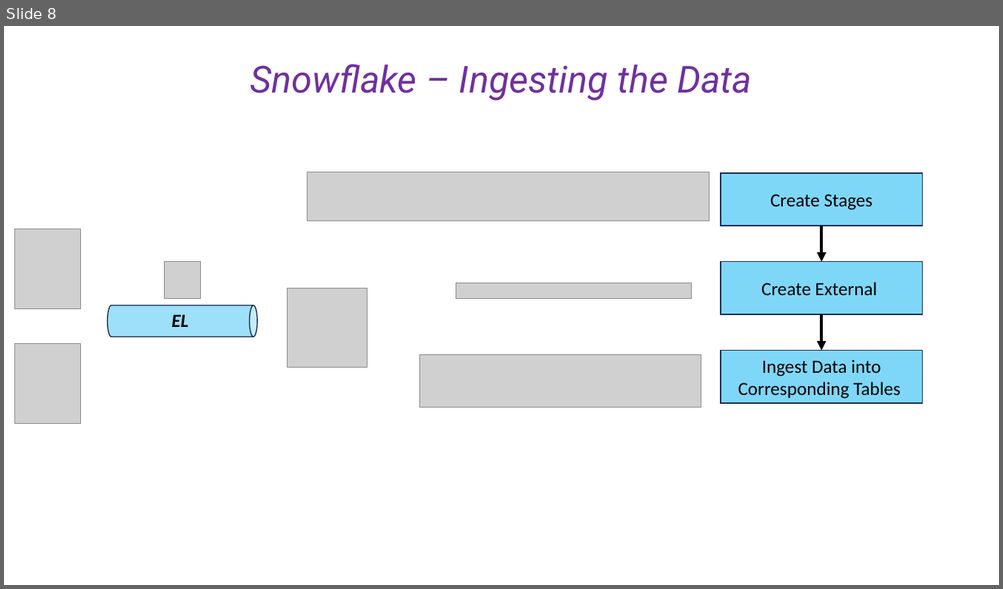
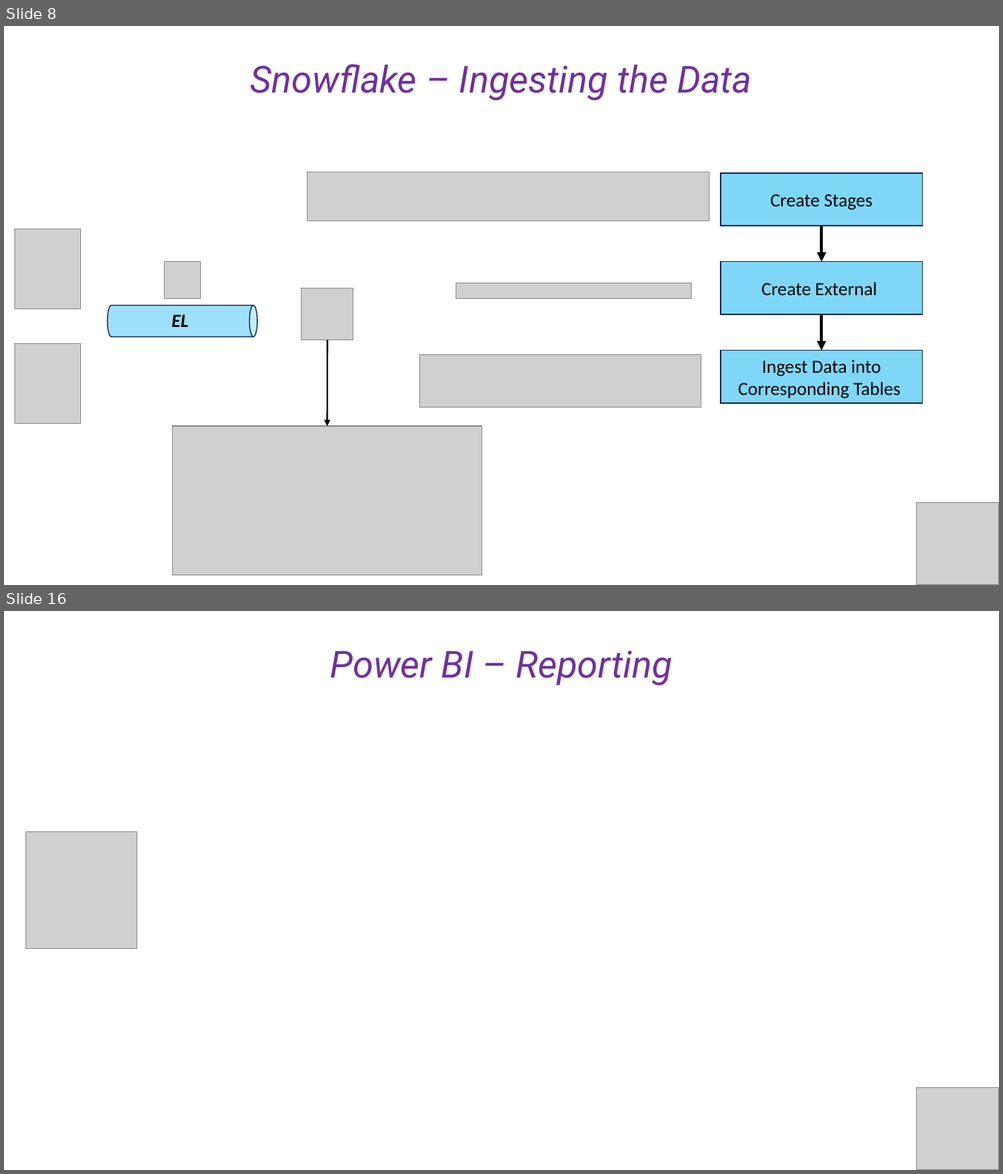
Before and after one commit to cesaramehri/Firn_CaseStudyTest, a slide deck: Case Study - Presentation.pptx. Shown one above the other, each under a label of ours: slide 8 before the commit, slides 8 and 16 after it; the slides between them are not shown. The pictures are 1003x589 and 1003x1174 pixels, drawn with LibreOffice and Linux fonts; fonts in the diff are those of the drawing; grey boxes stand for pictures. Boxes give left, top, right and bottom in pixels: in the first picture for what was removed or moved away, otherwise in the second. Text is boxed around its words. In the diff, an @@ line names an element or a change of style, - is before the commit and + after.

```diff
--- a/Case Study - Presentation.pptx
+++ b/Case Study - Presentation.pptx
@@ slide 16 added at (x1=4, y1=611, x2=999, y2=1170), background #FFFFFF @@
@@ text added at (x1=330, y1=650, x2=671, y2=686), 36 pt, text #7030A0, italic @@
+Power BI – Reporting
@@ picture added at (x1=26, y1=832, x2=137, y2=950) @@
@@ picture added at (x1=916, y1=1088, x2=999, y2=1170) @@
@@ slide 8 changed as well @@
@@ picture resized from (x1=287, y1=289, x2=367, y2=368) to (x1=301, y1=289, x2=353, y2=340) @@
@@ arrow added from (327, 340) to (327, 426), #000000 1.5 pt @@
@@ picture added at (x1=173, y1=426, x2=482, y2=576) @@
@@ picture added at (x1=916, y1=503, x2=999, y2=585) @@
```
Also in this commit, not shown: 8 other slides changed, 6 other slides added, 5 other files.
